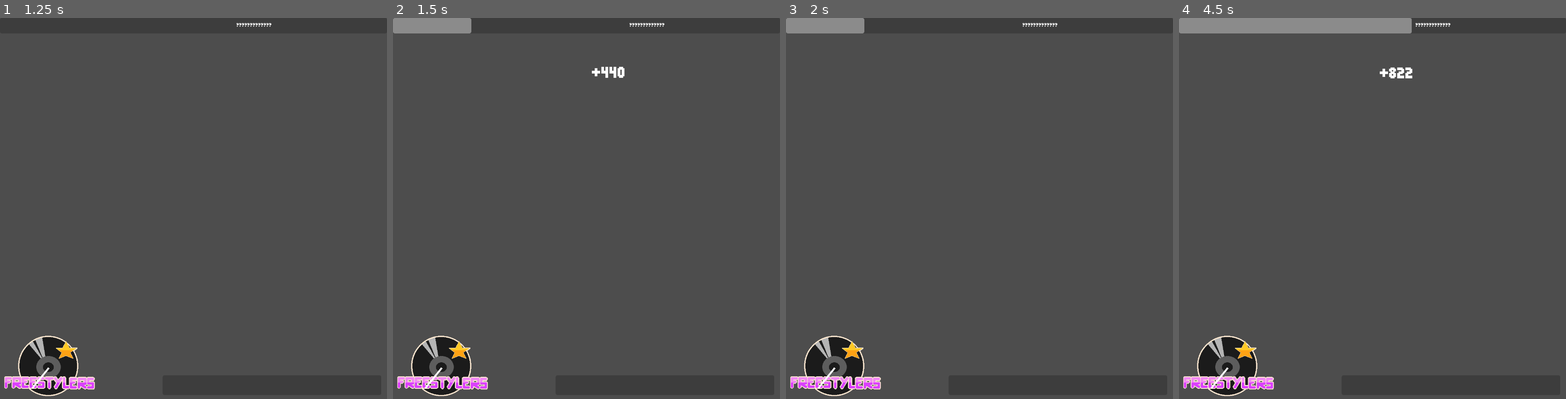
Above: before the commit, frames 1-4 (left to right).
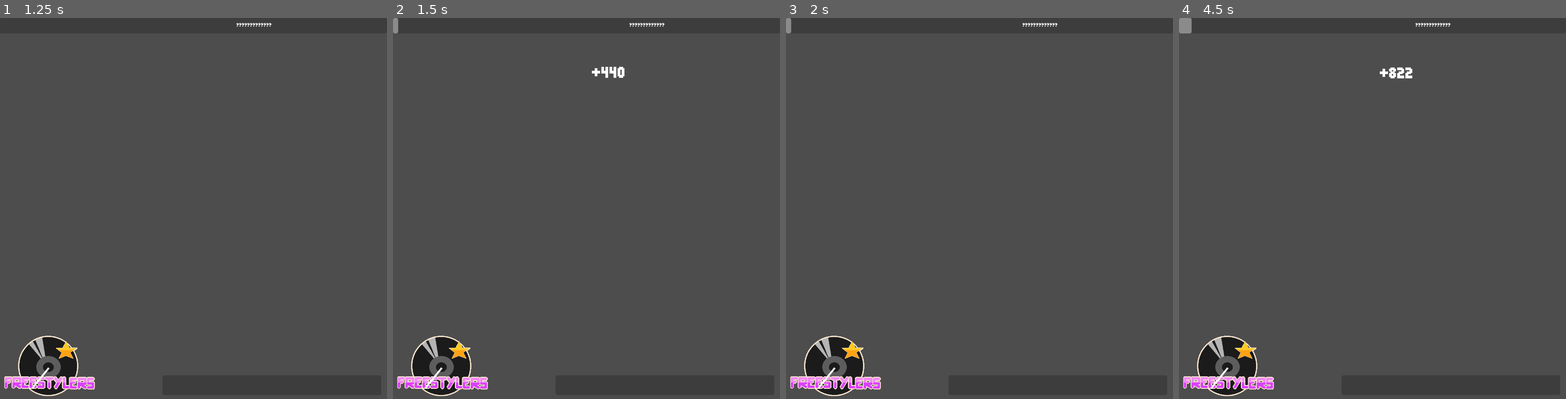
Above: after the commit, the same moments.

Repository: freesstylers/GoofyAhhCar
Game: Godot game, scene res://Assets/Scenes/UI test.tscn
Same seed, same stepped clock (60 frames per second), same inputs: the game is played once before the commit and once after it. The project has no main scene, so this scene is started directly.
Inputs:
- Up to frame 1 (1.25 s): tap Enter at 0.5 s; hold Right (right) from 0.53 s (still down)
- Up to frame 2 (1.5 s): tap Space (Accelerate) at 1.25 s; release Right (right) at 1.28 s; hold Down (back) from 1.28 s (still down)
- Up to frame 3 (2 s): keep holding Down (back)
- Up to frame 4 (4.5 s): release Down (back) at 2.03 s; hold Right (right) 2.03-2.78 s; tap Enter at 2.75 s; hold Space (Accelerate) 2.78-3.53 s; hold Left (left) from 3.53 s (still down); tap Space (Accelerate) at 4.25 s

Frame 1 is identical in both runs. In frame 2, 0.8% of the frame differs, in the area x 1-21%, y 0-5%; in frame 3, 0.8%; in frame 4, 2.3%, in the area x 3-61%, y 0-5%.
Error after the commit: Invalid access to property or key 'ExpNextLevel' on a base object of type 'Nil'. (res://Assets/Scripts/gameUI/exp_bar.gd:8)

Commit message:
LevelManager

Diff:
--- /dev/null
+++ b/clusy-cart/Assets/Scenes/LevelManager.tscn
@@ -0,0 +1,10 @@
+[gd_scene load_steps=2 format=3 uid="uid://0rdny0tw0ky4"]
+
+[ext_resource type="Script" path="res://Assets/Scripts/LevelManager.gd" id="1_7u1n7"]
+
+[node name="LevelManager" type="Node2D"]
+script = ExtResource("1_7u1n7")
+
+[node name="LevelTimer" type="Timer" parent="."]
+
+[connection signal="timeout" from="LevelTimer" to="." method="EndTimerFinished"]
--- a/clusy-cart/Assets/Scripts/GameManager.gd
+++ b/clusy-cart/Assets/Scripts/GameManager.gd
@@ -10,24 +10,13 @@
 func NextLevelCalc():
 	return (Level * 10) + 5
 
-
-
 # Called when the node enters the scene tree for the first time.
 func _init():
-	Globals.GameMan = self
 	ExpNextLevel = NextLevelCalc()
-
 	Globals.exp_gain.connect(expGain)
 
-	pass # Replace with function body.
-
-
-# Called every frame. 'delta' is the elapsed time since the previous frame.
-func _process(delta):
-
-
-
-	pass
+func _ready():
+	Globals.GameMan = self
 
 func expGain(exp : float):
 	Experience += exp
--- /dev/null
+++ b/clusy-cart/Assets/Scripts/LevelManager.gd
@@ -0,0 +1,31 @@
+extends Node
+
+@export var spawningPosition : Node2D = null
+@export var player : Player = null
+@export var levelTime : int = 60
+
+var numStartingEnemies : int = 0
+var numEnemiesLeft : int = 0
+var endTimer : Timer = null
+
+func _ready():
+	endTimer = $LevelTimer
+	var my_group_members = get_tree().get_nodes_in_group("enemy")
+	numStartingEnemies = my_group_members.size()
+	numEnemiesLeft = numStartingEnemies
+
+func StartGame():
+	player.global_position = spawningPosition.global_position
+	endTimer.start()
+	Globals.game_start_playing.emit()
+
+func EndTimerFinished():
+	Globals.player_lost.emit()
+
+func EnemyKilled():
+	numEnemiesLeft = numEnemiesLeft - 1
+	if numEnemiesLeft <= 0:
+		Globals.player_won.emit()
+
+func on_game_init_everything():
+	numEnemiesLeft = numStartingEnemies
--- a/clusy-cart/Globals.gd
+++ b/clusy-cart/Globals.gd
@@ -8,7 +8,6 @@
 #Gameplay loop
 signal game_init_everything()
 signal game_start_playing()
-
 signal player_won()
 signal player_lost()
 
Not shown: 1 places in clusy-cart/Assets/Scenes/Maps/PruebaMapas.tscn that only renumber resources
Not shown: 1 places in clusy-cart/Assets/Scenes/UI test.tscn that only renumber resources
